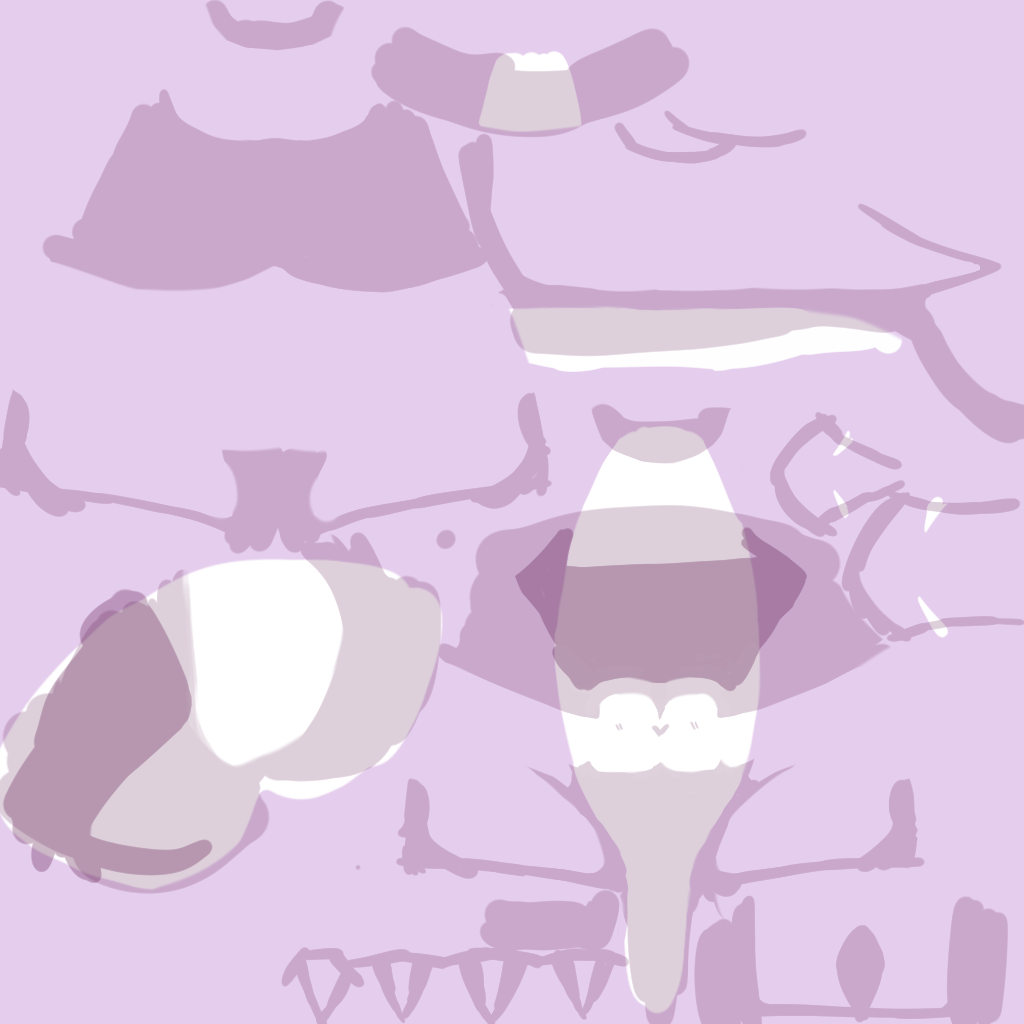
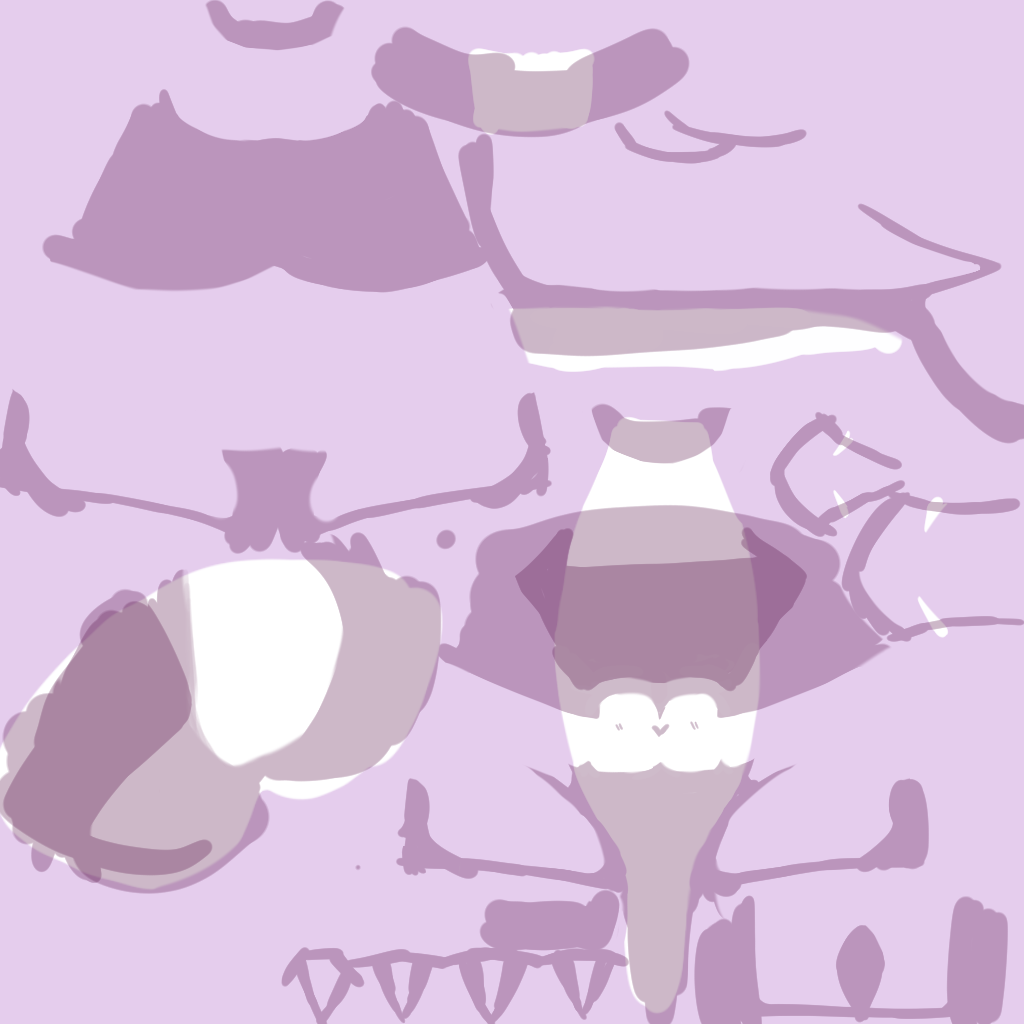
Comparing the layer stacks of the two 1024 x 1024 images. Changes:
"影": opacity 20% → 30%, painted on it over [0, 0, 1024, 1024]
painted on "白肌" over [467, 48, 714, 483]
